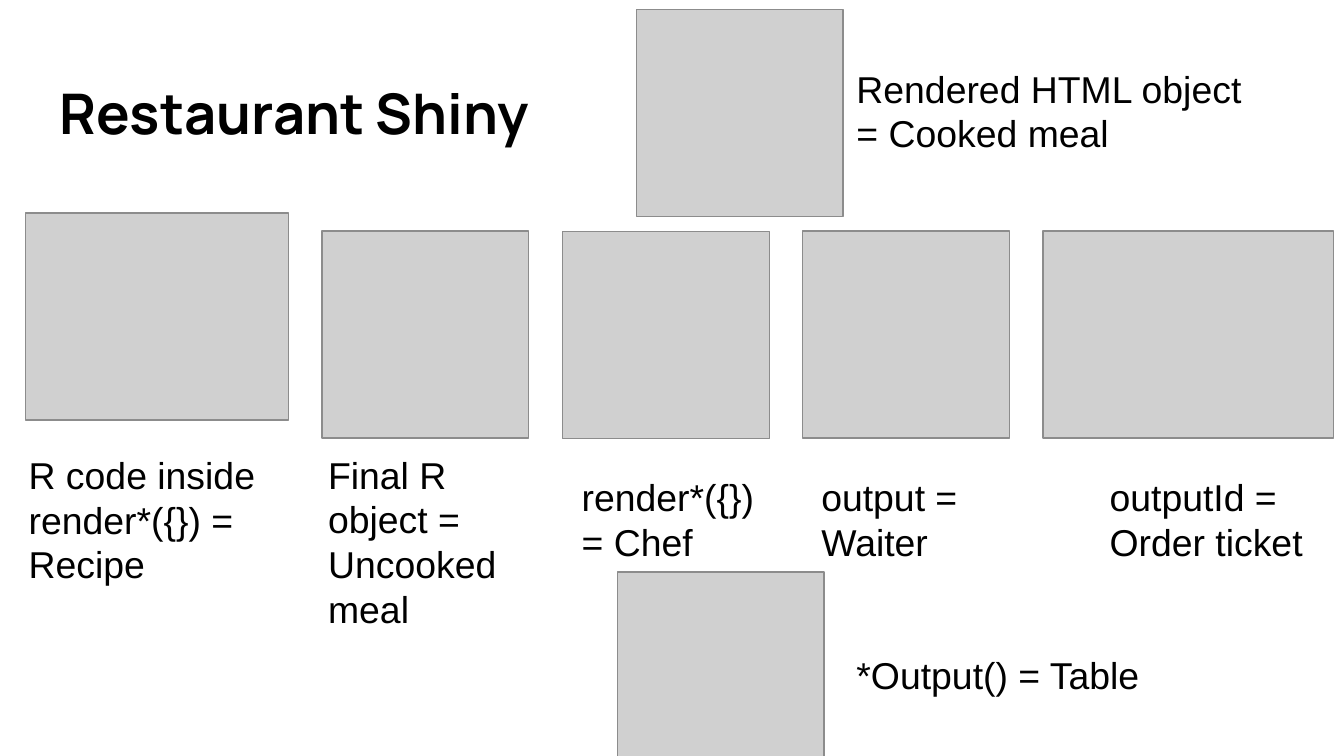
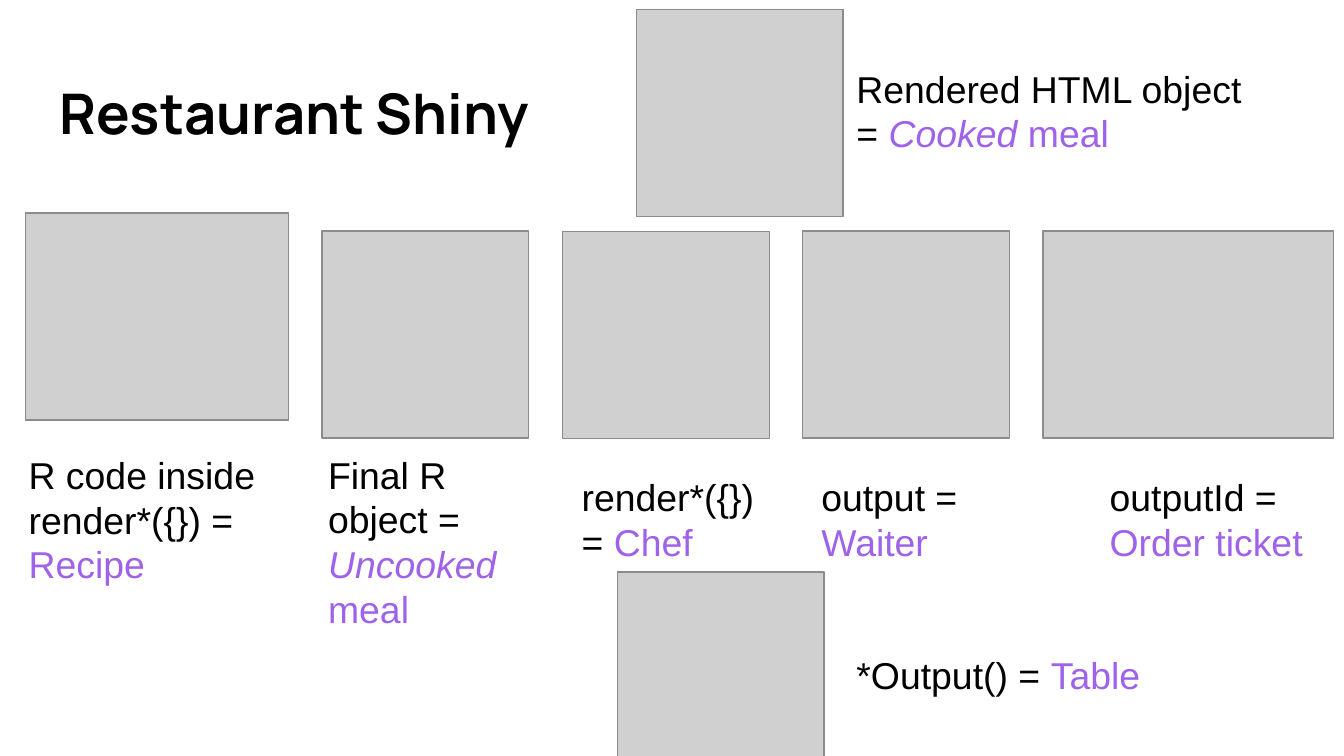
Before and after one commit to umn-dash/r-shiny, a slide deck: slide 37 of instructors/files/SWC slides R Shiny 2024 Fall.pptx. Drawn at 1344x756 pixels with LibreOffice and Linux fonts; fonts in the diff are those of the drawing; grey boxes stand for pictures. Boxes give left, top, right and bottom in pixels: in the first picture for what was removed or moved away, otherwise in the second. Text is boxed around its words. In the diff, an @@ line names an element or a change of style, - is before the commit and + after.

```diff
--- a/instructors/files/SWC slides R Shiny 2024 Fall.pptx
+++ b/instructors/files/SWC slides R Shiny 2024 Fall.pptx
@@ text "Rendered HTML object = Cooked ..." at <box>856,76,1242,148</box>: text colour #000000 to #9E63E8 in "Cooked meal"; italic on in "Cooked" @@
@@ text "R code inside render*({}) = ..." at <box>29,462,255,586</box>: text colour #000000 to #9E63E8 in "Recipe" @@
@@ text "Final R object = Uncooked ..." at <box>328,462,496,624</box>: text colour #000000 to #9E63E8 in "Uncooked meal"; italic on in "Uncooked" @@
@@ text "render*({}) = Chef" at <box>582,484,754,557</box>: text colour #000000 to #9E63E8 in "Chef" @@
@@ text "output = Waiter" at <box>821,487,928,557</box>: text colour #000000 to #9E63E8 in "Waiter" @@
@@ text "outputId = Order ticket" at <box>1110,484,1302,557</box>: text colour #000000 to #9E63E8 in "Order ticket" @@
@@ text "*Output() = Table" at <box>856,662,1140,697</box>: text colour #000000 to #9E63E8 in "Table" @@
```
Also in this commit, not shown: 5 other slides changed, 4 slides added, 4 other files.
